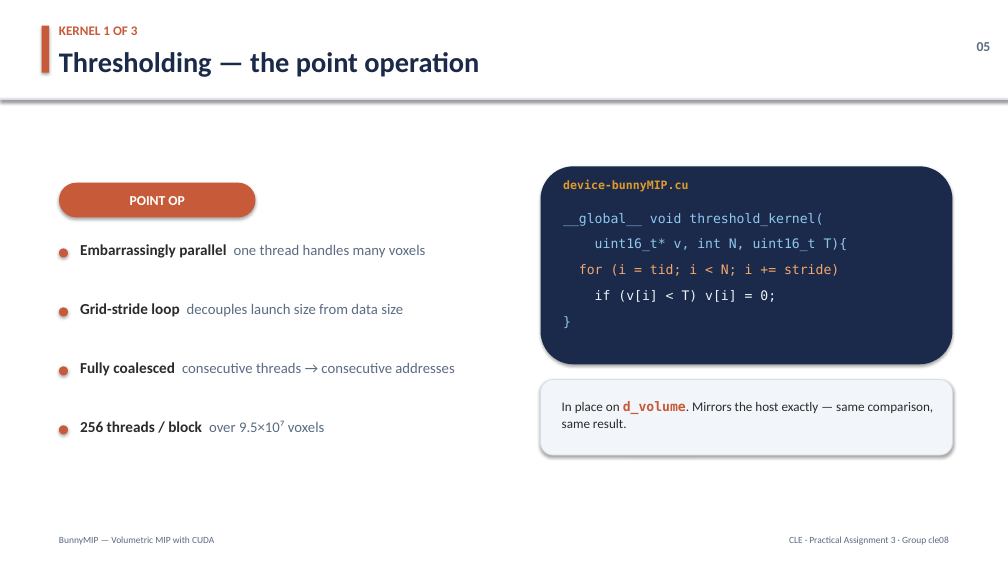
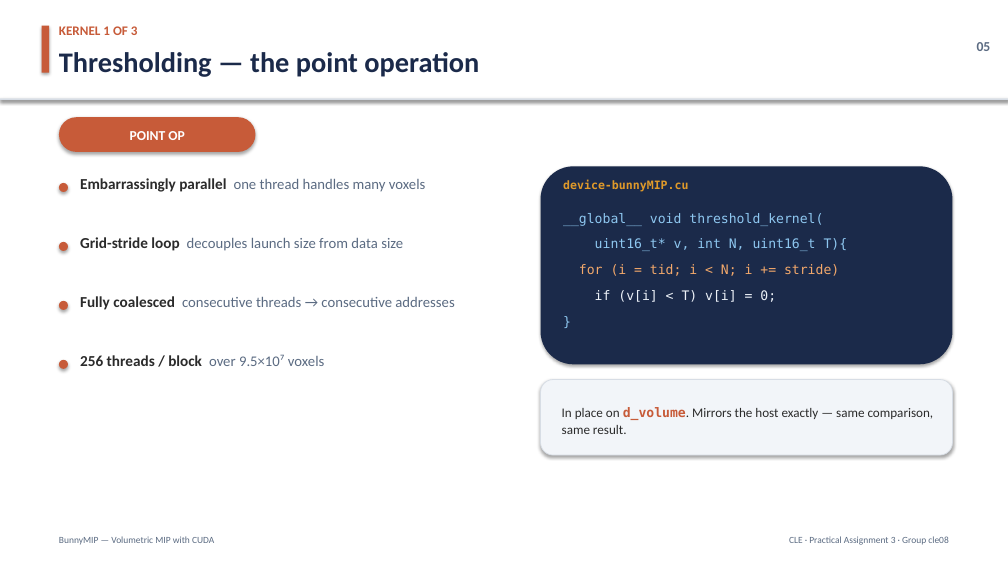
Before and after one commit to hujuc/BunnyMIP-CUDA-CLE, a slide deck: slide 5 of docs/BunnyMIP-Presentation.pptx. Drawn at 1008x567 pixels with LibreOffice and Linux fonts; fonts in the diff are those of the drawing. Boxes give left, top, right and bottom in pixels: in the first picture for what was removed or moved away, otherwise in the second. Text is boxed around its words. In the diff, an @@ line names an element or a change of style, - is before the commit and + after.

```diff
--- a/docs/BunnyMIP-Presentation.pptx
+++ b/docs/BunnyMIP-Presentation.pptx
@@ 5 texts, 4 ellipses, 1 rounded rectangle: place and size @@
-5 texts, 4 ellipses, 1 rounded rectangle at <box>59,183,454,435</box>
+5 texts, 4 ellipses, 1 rounded rectangle at <box>59,117,454,369</box>
@@ text "In place on d_volume. Mirrors ...": place and size @@
-text "In place on d_volume. Mirrors ..." at <box>562,401,934,428</box>
+text "In place on d_volume. Mirrors ..." at <box>562,407,934,434</box>
```
Also in this commit, not shown: 9 other slides changed, 5 other files.
